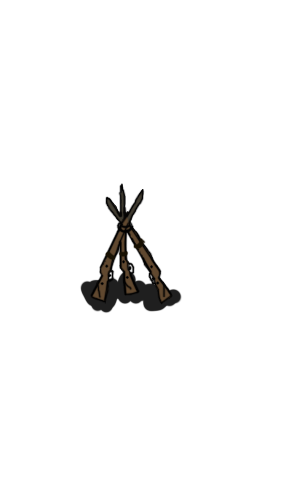
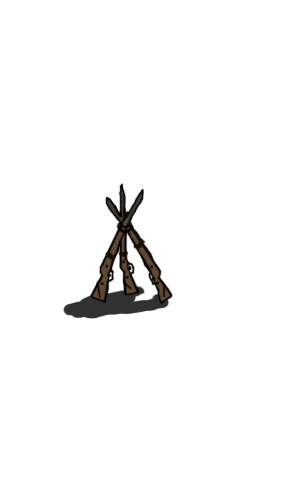
Layer changes from the first 300px x 500px image to the second:
painted on "silahlar" over <box>63,271,182,319</box>
